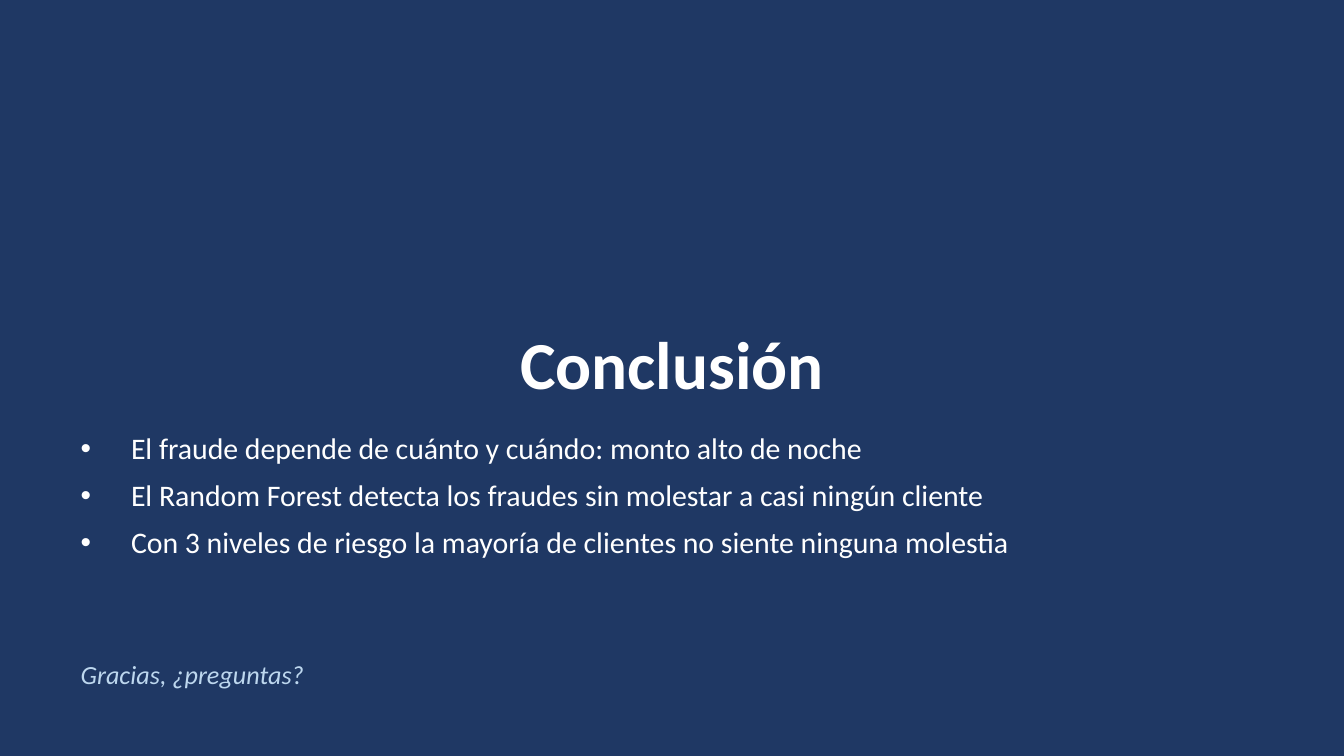
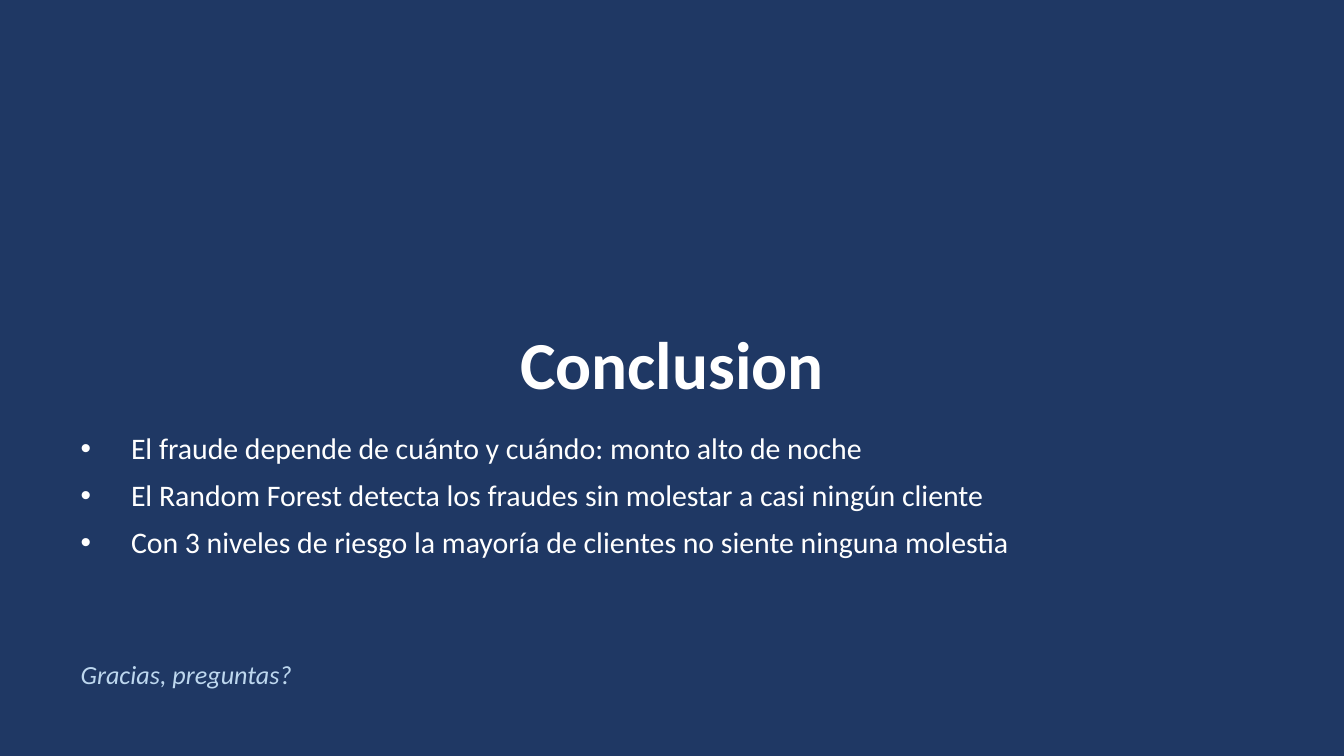
Before and after one commit to kg-alvarado/Project_fraude_kdd, a slide deck: slide 11 of presentacion/presentacion_defensa.pptx. Drawn at 1344x756 pixels with LibreOffice and Linux fonts; fonts in the diff are those of the drawing. Boxes give left, top, right and bottom in pixels: in the first picture for what was removed or moved away, otherwise in the second. Text is boxed around its words. In the diff, an @@ line names an element or a change of style, - is before the commit and + after.

```diff
--- a/presentacion/presentacion_defensa.pptx
+++ b/presentacion/presentacion_defensa.pptx
@@ title at (x1=520, y1=342, x2=824, y2=390): text changed @@
-Conclusión
+Conclusion
@@ text at (x1=81, y1=666, x2=291, y2=689): text changed @@
-Gracias, ¿preguntas?
+Gracias, preguntas?
```
Also in this commit, not shown: 9 other slides changed.
